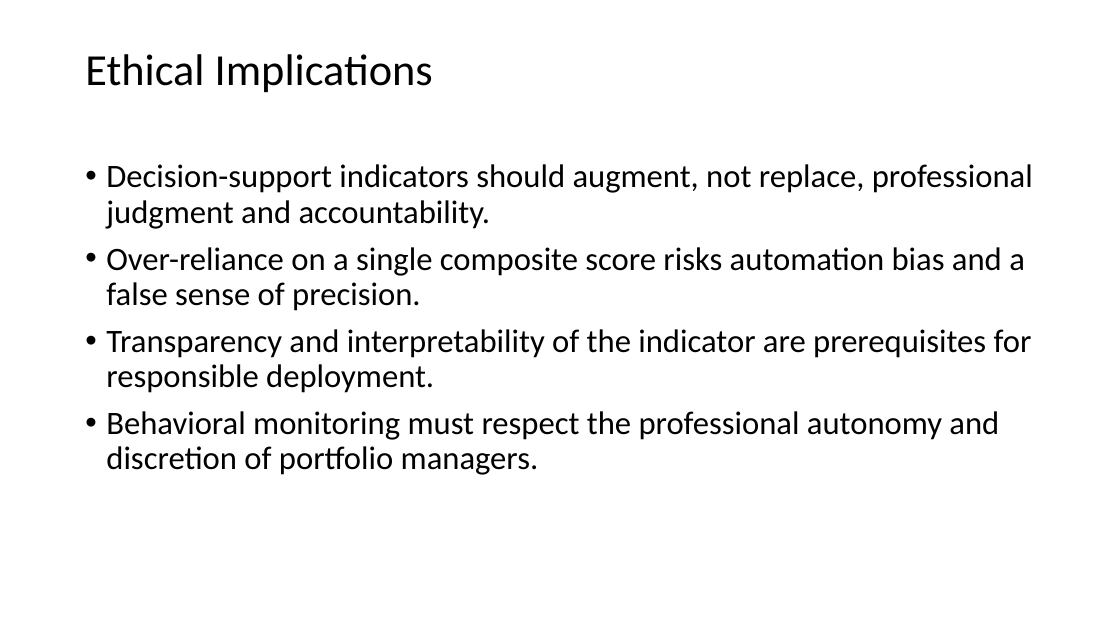
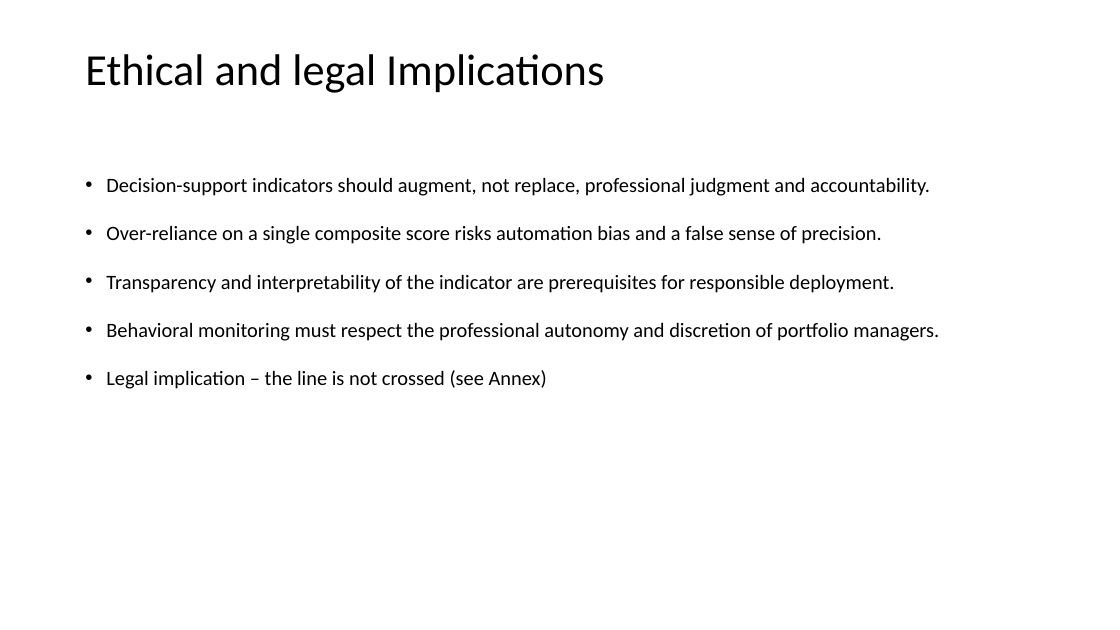
Before and after one commit to Amarows/thesis, a slide deck: slide 11 of documents/aliaksei_malashonak_sbs_thesis_defence.pptx. Drawn at 1120x630 pixels with LibreOffice and Linux fonts; fonts in the diff are those of the drawing; background and template pictures are left out. Boxes give left, top, right and bottom in pixels: in the first picture for what was removed or moved away, otherwise in the second. Text is boxed around its words. In the diff, an @@ line names an element or a change of style, - is before the commit and + after.

```diff
--- a/documents/aliaksei_malashonak_sbs_thesis_defence.pptx
+++ b/documents/aliaksei_malashonak_sbs_thesis_defence.pptx
@@ title at bbox=[85, 54, 604, 93]: text changed @@
-Ethical Implications
+Ethical and legal Implications
@@ text at bbox=[106, 177, 939, 341]: size 28 to 17.5 pt in "Decision-support indicators should augment, not replace, pro ...", "Over-reliance on a single composite score risks ...", "Transparency and interpretability of the indicator are ...", "Behavioral monitoring must respect the professional autonomy ..."; line spacing 0.9 to 1.5 @@
@@ text at bbox=[106, 370, 547, 389]: paragraph added @@
+• Legal implication – the line is not crossed (see Annex)
```
Also in this commit, not shown: 18 other slides changed, 5 slides added, 1 slide removed.
